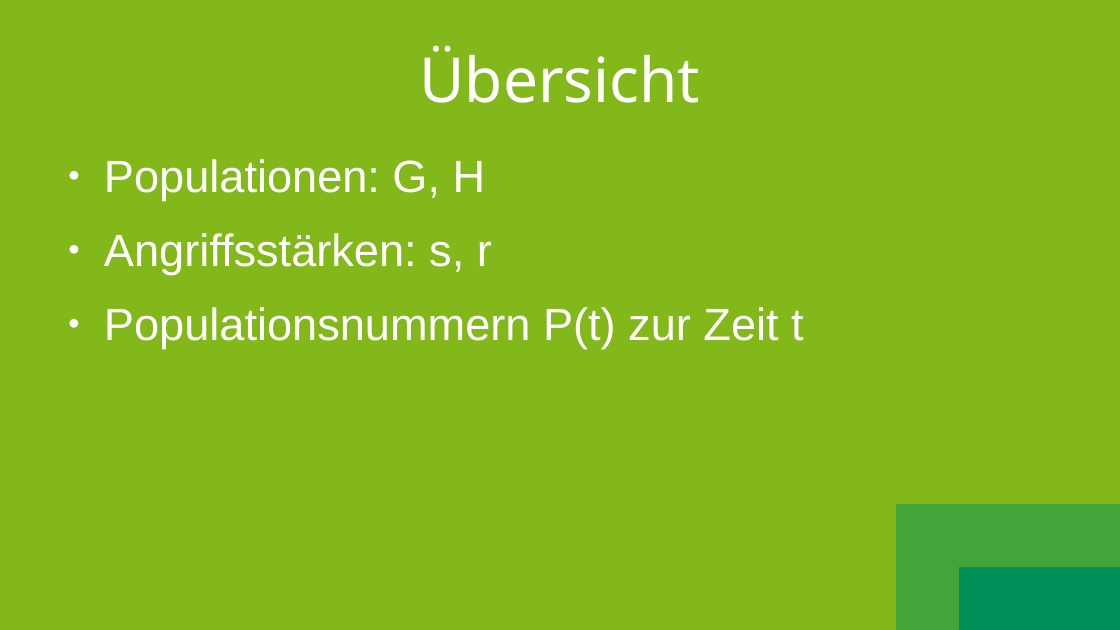
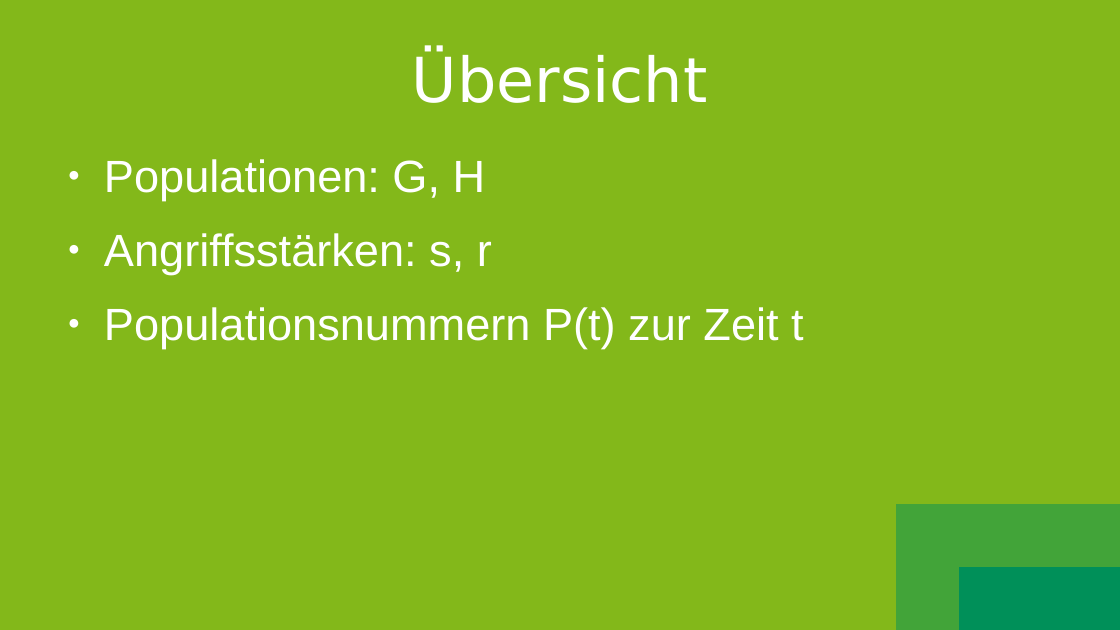
Before and after one commit to SootDan/LanchesterModell, a slide deck: slide 3 of Prasentation.odp. Drawn at 1120x630 pixels with LibreOffice and Linux fonts; fonts in the diff are those of the drawing. Boxes give left, top, right and bottom in pixels: in the first picture for what was removed or moved away, otherwise in the second. Text is boxed around its words. In the diff, an @@ line names an element or a change of style, - is before the commit and + after.

```diff
--- a/Prasentation.odp
+++ b/Prasentation.odp
@@ title "Übersicht" at <box>412,55,708,103</box>: font Noto Sans to DejaVu Sans @@
```
Also in this commit, not shown: 6 other slides changed, 1 slide added, 1 slide removed, 2 other files.
